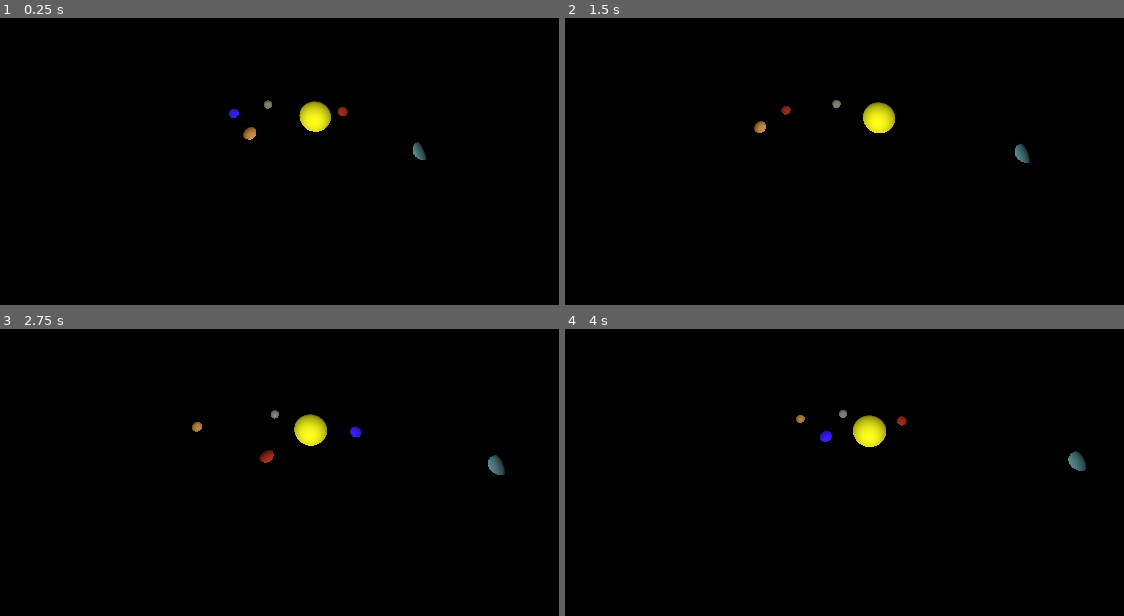
Above: before the commit, frames 1-4 (two rows, left to right).
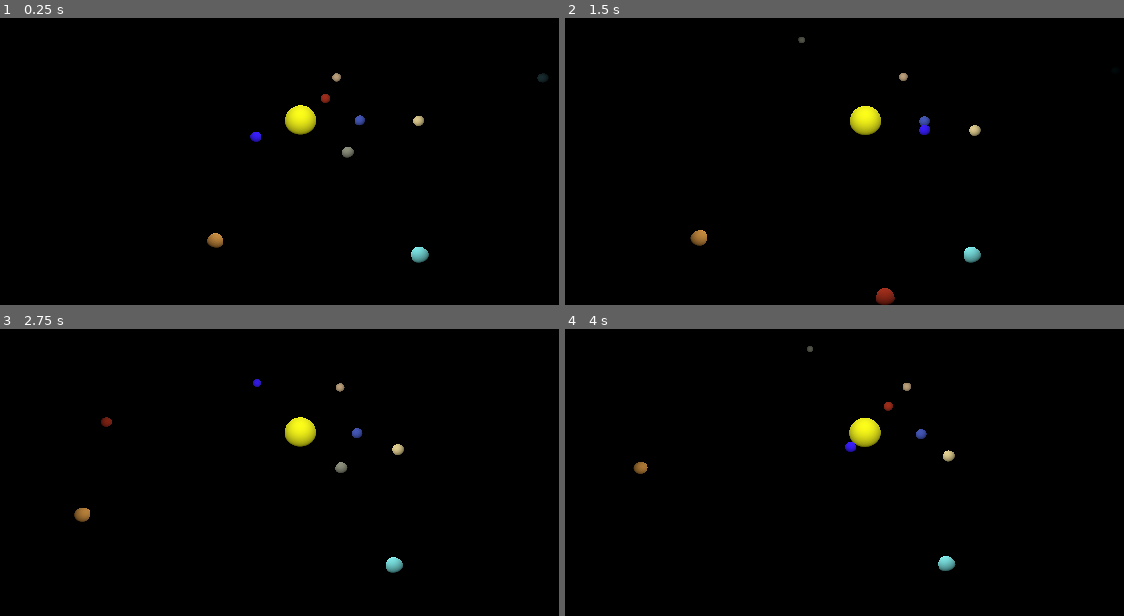
Above: after the commit, the same moments.

Repository: clementboye-dot/-preuve-finale
Game: Godot game, scene res://systeme_solaire.tscn
Same seed, same stepped clock (60 frames per second), same inputs: the game is played once before the commit and once after it. The project has no main scene, so this scene is started directly.
Inputs:
- Up to frame 1 (0.25 s): no input
- Up to frame 2 (1.5 s): hold W (avancer_caméra) 0.53-1.28 s; tap S (reculer_caméra) at 1.35 s
- Up to frame 3 (2.75 s): hold D (tasser_droite_caméra) from 2.03 s (still down)
- Up to frame 4 (4 s): release D (tasser_droite_caméra) at 2.78 s; tap A (tasser_gauche_caméra) at 2.85 s; hold W (avancer_caméra) from 3.53 s (still down)

The runs differ from the first frame. In frame 1, 1.6% of the frame differs, in the area x 37-99%, y 19-86%; in frame 2, 1.6%, in the area x 22-84%, y 6-100%; in frame 3, 1.5%; in frame 4, 1.3%.

Commit message:
afficher toutes les planètes

Diff:
--- a/astre.gd
+++ b/astre.gd
@@ -23,7 +23,8 @@
 var G : float = 6.673e-11
 
 
-var echelle_temps : float = 31557600.0
+var echelle_temps : float = 31557600.0/2
+
 #1s = 1 mois : 2629800.0
 #1s = 1 an : 31557600.0
 var r_i : Vector3
--- /dev/null
+++ b/neptune.tscn
@@ -0,0 +1,14 @@
+[gd_scene format=3 uid="uid://bh68mdunjuel8"]
+
+[ext_resource type="PackedScene" uid="uid://cbgdus70euocn" path="res://astre.tscn" id="1_ktkx8"]
+
+[sub_resource type="SphereMesh" id="SphereMesh_qgwa2"]
+
+[sub_resource type="StandardMaterial3D" id="StandardMaterial3D_ms8sn"]
+albedo_color = Color(0.24705882, 0.32941177, 0.7294118, 1)
+
+[node name="Neptune" unique_id=587096134 instance=ExtResource("1_ktkx8")]
+
+[node name="MeshInstance3D" parent="RigidBody3D" parent_id_path=PackedInt32Array(297619227) index="0" unique_id=1160622455]
+mesh = SubResource("SphereMesh_qgwa2")
+surface_material_override/0 = SubResource("StandardMaterial3D_ms8sn")
--- /dev/null
+++ b/pluton.tscn
@@ -0,0 +1,14 @@
+[gd_scene format=3 uid="uid://c8irkubqged1n"]
+
+[ext_resource type="PackedScene" uid="uid://cbgdus70euocn" path="res://astre.tscn" id="1_1deyj"]
+
+[sub_resource type="SphereMesh" id="SphereMesh_0twlw"]
+
+[sub_resource type="StandardMaterial3D" id="StandardMaterial3D_7la6y"]
+albedo_color = Color(0.77254903, 0.65882355, 0.5019608, 1)
+
+[node name="Pluton" unique_id=587096134 instance=ExtResource("1_1deyj")]
+
+[node name="MeshInstance3D" parent="RigidBody3D" parent_id_path=PackedInt32Array(297619227) index="0" unique_id=1160622455]
+mesh = SubResource("SphereMesh_0twlw")
+surface_material_override/0 = SubResource("StandardMaterial3D_7la6y")
--- /dev/null
+++ b/saturne.tscn
@@ -0,0 +1,14 @@
+[gd_scene format=3 uid="uid://ugcpmnvxava5"]
+
+[ext_resource type="PackedScene" uid="uid://cbgdus70euocn" path="res://astre.tscn" id="1_e0wss"]
+
+[sub_resource type="SphereMesh" id="SphereMesh_wh08y"]
+
+[sub_resource type="StandardMaterial3D" id="StandardMaterial3D_alclt"]
+albedo_color = Color(0.89411765, 0.81960785, 0.5686275, 1)
+
+[node name="Saturne" unique_id=587096134 instance=ExtResource("1_e0wss")]
+
+[node name="MeshInstance3D" parent="RigidBody3D" parent_id_path=PackedInt32Array(297619227) index="0" unique_id=1160622455]
+mesh = SubResource("SphereMesh_wh08y")
+surface_material_override/0 = SubResource("StandardMaterial3D_alclt")
--- a/systeme_solaire.tscn
+++ b/systeme_solaire.tscn
@@ -8,6 +8,10 @@
 [ext_resource type="Script" uid="uid://bk21qam6k4nu" path="res://liste_astre.gd" id="4_tx178"]
 [ext_resource type="PackedScene" uid="uid://dfcdsbjw5y680" path="res://terre.tscn" id="5_m4722"]
 [ext_resource type="PackedScene" uid="uid://b32n8ap1gm87a" path="res://jupiter.tscn" id="8_m4722"]
+[ext_resource type="PackedScene" uid="uid://ugcpmnvxava5" path="res://saturne.tscn" id="9_sgel3"]
+[ext_resource type="PackedScene" uid="uid://ceesju5bdxam" path="res://uranus.tscn" id="10_xhxhc"]
+[ext_resource type="PackedScene" uid="uid://bh68mdunjuel8" path="res://neptune.tscn" id="11_8oucy"]
+[ext_resource type="PackedScene" uid="uid://c8irkubqged1n" path="res://pluton.tscn" id="12_efn0d"]
 
 [sub_resource type="Environment" id="Environment_4xowi"]
 background_mode = 1
@@ -20,25 +24,25 @@
 [node name="Node3D2" type="Node3D" parent="." unique_id=244759195]
 
 [node name="Camera3D" type="Camera3D" parent="Node3D2" unique_id=1582182534]
-transform = Transform3D(1, 0, 0, 0, 0.34690520719117235, 0.9379001957690647, 0, -0.9379001957690647, 0.34690520719117235, 0, 27.15257312235267, 6.485659491578321)
+transform = Transform3D(1, 0, 0, 0, -0.12304908079220628, 0.9924005863139105, 0, -0.9924005863139105, -0.12304908079220628, 0, 27.15257312235267, -7.255779430445067)
 
 [node name="WorldEnvironment" type="WorldEnvironment" parent="." unique_id=440042175]
 environment = SubResource("Environment_4xowi")
 
 [node name="OmniLight3D" type="OmniLight3D" parent="." unique_id=606073836]
-transform = Transform3D(1, 0, 0, 0, 1, 0, 0, 0, 1, 0, 9.62682862709088, 6.670189363649125)
+transform = Transform3D(1, 0, 0, 0, 1, 0, 0, 0, 1, 0, 9.62682862709088, -8.938994711487478)
 omni_range = 33.280624
 omni_attenuation = 0.0
 
 [node name="Liste Planètes" type="Node3D" parent="." unique_id=1752416457 node_paths=PackedStringArray("planetes")]
 transform = Transform3D(1, 0, 0, 0, 1, 0, 0, 0, 1, 4.849977304468364, 0, 0)
 script = ExtResource("4_tx178")
-planetes = [NodePath("../Soleil"), NodePath("../Mercure"), NodePath("../Mars"), NodePath("../Vénus"), NodePath("../Terre"), NodePath("../Jupiter")]
+planetes = [NodePath("../Soleil"), NodePath("../Mercure"), NodePath("../Mars"), NodePath("../Vénus"), NodePath("../Terre"), NodePath("../Jupiter"), NodePath("../Saturne"), NodePath("../Uranus"), NodePath("../Neptune"), NodePath("../Pluton")]
 
 [node name="Soleil" parent="." unique_id=587096134 node_paths=PackedStringArray("liste_planetes") instance=ExtResource("1_kn8mq")]
 liste_planetes = NodePath("../Liste Planètes")
-min_distance_simulee = 2.0
-max_distance_simulee = 8.0
+min_distance_simulee = 0.5
+max_distance_simulee = 1.0
 min_distance_reelle = 5000000000.0
 max_distance_reelle = 250000000000.0
 masse = 1.9884e+30
@@ -48,8 +52,8 @@
 
 [node name="Mercure" parent="." unique_id=1557733872 node_paths=PackedStringArray("liste_planetes") instance=ExtResource("4_f33st")]
 liste_planetes = NodePath("../Liste Planètes")
-min_distance_simulee = 3.0
-max_distance_simulee = 7.0
+min_distance_simulee = 4.0
+max_distance_simulee = 20.0
 min_distance_reelle = 46001200000.0
 max_distance_reelle = 69816900000.0
 masse = 3.30104e+23
@@ -63,7 +67,7 @@
 [node name="Vénus" parent="." unique_id=31247543 node_paths=PackedStringArray("liste_planetes") instance=ExtResource("4_i4jmq")]
 liste_planetes = NodePath("../Liste Planètes")
 min_distance_simulee = 4.0
-max_distance_simulee = 10.0
+max_distance_simulee = 20.0
 min_distance_reelle = 107476000000.0
 max_distance_reelle = 108943000000.0
 masse = 4.86732e+24
@@ -72,12 +76,12 @@
 vitesse_perihelie = 35260.0
 excentricite = 0.007
 plan_inclinaison = 177.4
-etapes_calcul_par_ecran = 100
+etapes_calcul_par_ecran = 1000
 
 [node name="Terre" parent="." unique_id=831615703 node_paths=PackedStringArray("liste_planetes") instance=ExtResource("5_m4722")]
 liste_planetes = NodePath("../Liste Planètes")
-min_distance_simulee = 5.0
-max_distance_simulee = 10.0
+min_distance_simulee = 4.0
+max_distance_simulee = 20.0
 min_distance_reelle = 147098074000.0
 max_distance_reelle = 152097701000.0
 masse = 5.97219e+24
@@ -86,27 +90,82 @@
 vitesse_perihelie = 30290.0
 excentricite = 0.017
 plan_inclinaison = 23.4
-etapes_calcul_par_ecran = 100
+etapes_calcul_par_ecran = 1000
 
 [node name="Mars" parent="." unique_id=1646166341 node_paths=PackedStringArray("liste_planetes") instance=ExtResource("2_tmq3n")]
 transform = Transform3D(1, 0, 0, 0, 1, 0, 0, 0, 1, 4.479487024138645, 0, 0)
 liste_planetes = NodePath("../Liste Planètes")
-min_distance_simulee = 5.0
-max_distance_simulee = 10.0
+min_distance_simulee = 4.0
+max_distance_simulee = 20.0
 min_distance_reelle = 206655000000.0
 max_distance_reelle = 249230000000.0
 masse = 6.41693e+23
 position_initiale = Vector3(50492927058.32, -188910865671.5, -87982433201.5)
 vitesse_initiale = Vector3(24459.5, 7385.96, 2728.12)
-etapes_calcul_par_ecran = 100
+etapes_calcul_par_ecran = 1000
 
 [node name="Jupiter" parent="." unique_id=707915115 node_paths=PackedStringArray("liste_planetes") instance=ExtResource("8_m4722")]
 liste_planetes = NodePath("../Liste Planètes")
 min_distance_simulee = 4.0
-max_distance_simulee = 10.0
+max_distance_simulee = 20.0
 min_distance_reelle = 740680000000.0
 max_distance_reelle = 816000000000.0
 masse = 1.89813e+27
 position_initiale = Vector3(-253878002218.836, 674701512947.702, 295381710768.629)
 vitesse_initiale = Vector3(-12507.074, -3455.519, -1176.64)
 etapes_calcul_par_ecran = 100
+
+[node name="Saturne" parent="." unique_id=2077513798 node_paths=PackedStringArray("liste_planetes") instance=ExtResource("9_sgel3")]
+liste_planetes = NodePath("../Liste Planètes")
+min_distance_simulee = 4.0
+max_distance_simulee = 20.0
+min_distance_reelle = 1349800000000.0
+max_distance_reelle = 1503500000000.0
+masse = 5.68319e+26
+position_initiale = Vector3(1421819565066.78, 57395409436.363, -37533235474.829)
+vitesse_initiale = Vector3(-789.386, 8894.364, 3707.799)
+vitesse_perihelie = 10180.0
+excentricite = 0.054
+plan_inclinaison = 26.7
+etapes_calcul_par_ecran = 100
+
+[node name="Uranus" parent="." unique_id=849429341 node_paths=PackedStringArray("liste_planetes") instance=ExtResource("10_xhxhc")]
+liste_planetes = NodePath("../Liste Planètes")
+min_distance_simulee = 4.0
+max_distance_simulee = 20.0
+min_distance_reelle = 2735000000000.0
+max_distance_reelle = 3006300000000.0
+masse = 8.68103e+25
+position_initiale = Vector3(1477614361464.48, 2309002293864.32, 990379982834.645)
+vitesse_initiale = Vector3(-5920.243, 2841.073, 1328.036)
+vitesse_perihelie = 7110.0
+excentricite = 0.047
+plan_inclinaison = 97.8
+etapes_calcul_par_ecran = 100
+
+[node name="Neptune" parent="." unique_id=1669258585 node_paths=PackedStringArray("liste_planetes") instance=ExtResource("11_8oucy")]
+liste_planetes = NodePath("../Liste Planètes")
+min_distance_simulee = 4.0
+max_distance_simulee = 20.0
+min_distance_reelle = 4459800000000.0
+max_distance_reelle = 4537000000000.0
+masse = 1.0241000000000001e+26
+position_initiale = Vector3(4468348197357.4, 112057017573.327, -65380145420.469)
+vitesse_initiale = Vector3(-129.201, 5059.197, 2073.973)
+vitesse_perihelie = 5500.0
+excentricite = 0.009
+plan_inclinaison = 28.3
+etapes_calcul_par_ecran = 100
+
+[node name="Pluton" parent="." unique_id=726929699 node_paths=PackedStringArray("liste_planetes") instance=ExtResource("12_efn0d")]
+liste_planetes = NodePath("../Liste Planètes")
+min_distance_simulee = 4.0
+max_distance_simulee = 20.0
+min_distance_reelle = 4436824613000.0
+max_distance_reelle = 7375927931000.0
+masse = 1.3139999999999999e+22
+position_initiale = Vector3(2875996542272.52, -3928583689975.5, -2092522253441.97)
+vitesse_initiale = Vector3(4711.972, 2219.55, -727.049)
+excentricite = 0.25
+plan_inclinaison = 17.089
+etapes_calcul_par_ecran = 100
--- /dev/null
+++ b/uranus.tscn
@@ -0,0 +1,14 @@
+[gd_scene format=3 uid="uid://ceesju5bdxam"]
+
+[ext_resource type="PackedScene" uid="uid://cbgdus70euocn" path="res://astre.tscn" id="1_8q3j1"]
+
+[sub_resource type="SphereMesh" id="SphereMesh_e8pt5"]
+
+[sub_resource type="StandardMaterial3D" id="StandardMaterial3D_1dyna"]
+albedo_color = Color(0.49019608, 0.9098039, 0.9098039, 1)
+
+[node name="Uranus" unique_id=587096134 instance=ExtResource("1_8q3j1")]
+
+[node name="MeshInstance3D" parent="RigidBody3D" parent_id_path=PackedInt32Array(297619227) index="0" unique_id=1160622455]
+mesh = SubResource("SphereMesh_e8pt5")
+surface_material_override/0 = SubResource("StandardMaterial3D_1dyna")
Not shown, added: de421.bsp
Not shown, added: donnees_initiales.py
